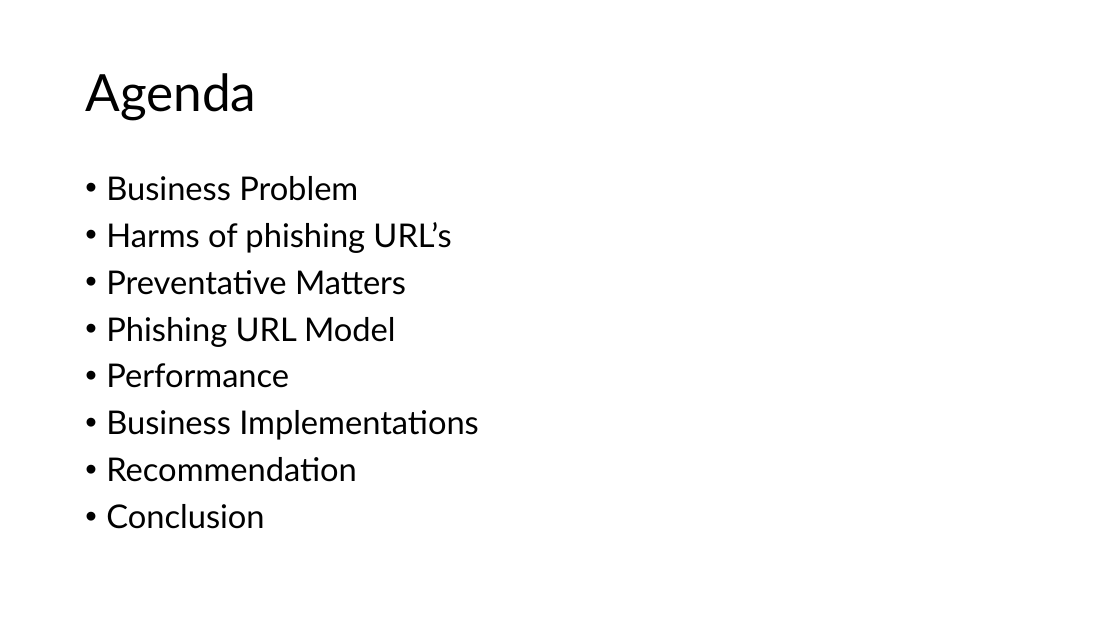
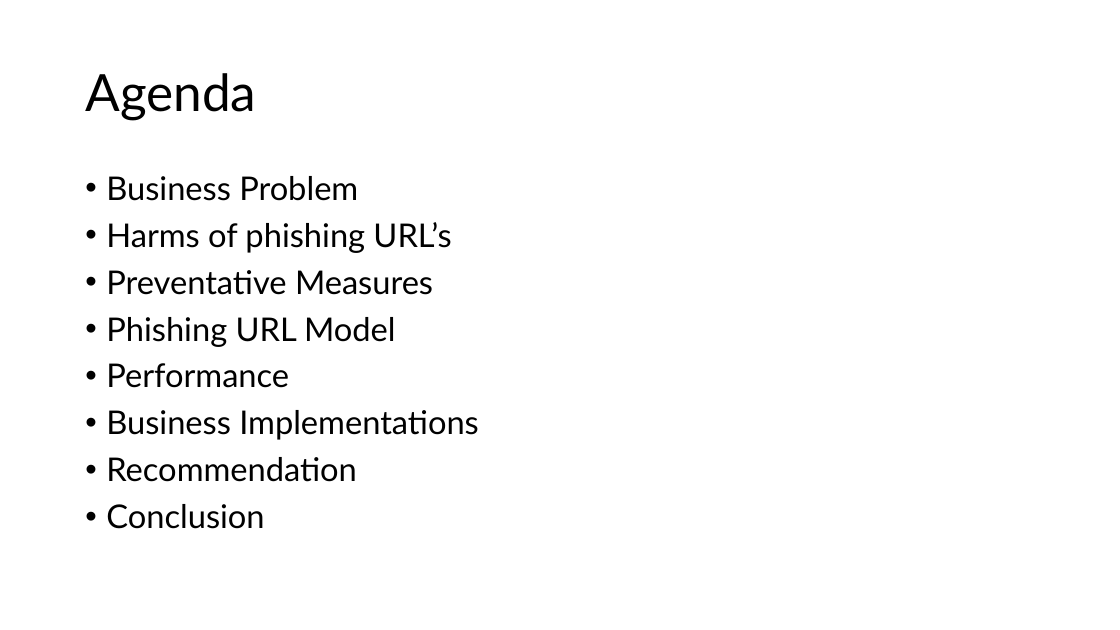
Before and after one commit to bluenets126/DSCapstone_PhishingURL, a slide deck: slide 2 of Docs/Detecting_Phishing_URL’s.pptx. Drawn at 1120x630 pixels with LibreOffice and Linux fonts; fonts in the diff are those of the drawing. Boxes give left, top, right and bottom in pixels: in the first picture for what was removed or moved away, otherwise in the second. Text is boxed around its words. In the diff, an @@ line names an element or a change of style, - is before the commit and + after.

```diff
--- a/Docs/Detecting_Phishing_URL’s.pptx
+++ b/Docs/Detecting_Phishing_URL’s.pptx
@@ text at [106,270,433,295]: text changed @@
-• Preventative Matters
+• Preventative Measures
```
Also in this commit, not shown: 6 other slides changed, 2 slides added.
